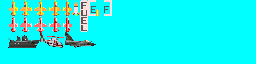
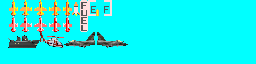
Layer changes from the first w=256, h=64 image to the second:
painted on "Foreground" over <box>64,32,128,48</box>
